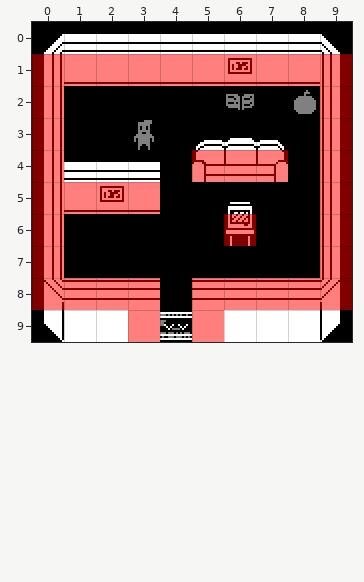
An edit to a level. Tiled map, assets/data/maps/house.tmx. Above is the file before it was changed.
Cells are 16x16 px. Shown: x 0..9, y 0..9. Tiles whose own drawing changed are shown in their newer look in all pictures. The old version is drawn lined up with the new one.
And afterwards:
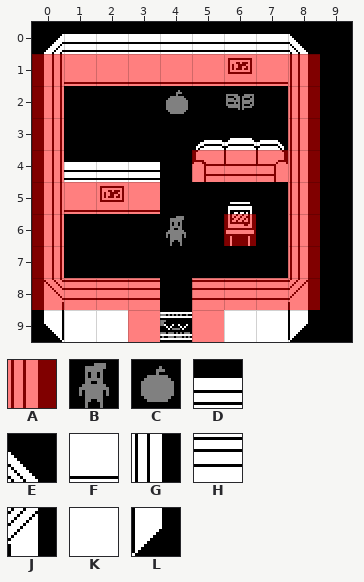
Key: from "tiles": A 1, B 16, C 17, D 33, E 34, F 35, G 50, H 65, J 66, K 81, L 82.
_ is an empty cell.
See-through tiles are keyed as they look on the map.
From old to new:
{"change": "map size 10x10 -> 9x10 cells"}
{"where": "layer \"Capa de Patrones 1\""}
{"y":0,"x":8,"old":"DE","new":"E_"}
{"y":1,"x":8,"old":"FG","new":"G_"}
{"y":2,"x":8,"old":"_G","new":"G_"}
{"y":3,"x":8,"old":"_G","new":"G_"}
{"y":4,"x":8,"old":"_G","new":"G_"}
{"y":5,"x":8,"old":"_G","new":"G_"}
{"y":6,"x":8,"old":"_G","new":"G_"}
{"y":7,"x":8,"old":"_G","new":"G_"}
{"y":8,"x":8,"old":"HJ","new":"J_"}
{"y":9,"x":8,"old":"KL","new":"L_"}
{"where": "layer \"Capa de patrones 4\""}
{"y":1,"x":9,"old":"A","new":"_"}
{"y":2,"x":4,"old":"_","new":"C"}
{"y":2,"x":8,"old":"CA","new":"A_"}
{"y":3,"x":3,"old":"B","new":"_"}
{"y":3,"x":8,"old":"_A","new":"A_"}
{"y":4,"x":8,"old":"_A","new":"A_"}
{"y":5,"x":8,"old":"_A","new":"A_"}
{"y":6,"x":4,"old":"_","new":"B"}
{"y":6,"x":8,"old":"_A","new":"A_"}
{"y":7,"x":8,"old":"_A","new":"A_"}
{"y":8,"x":9,"old":"A","new":"_"}
